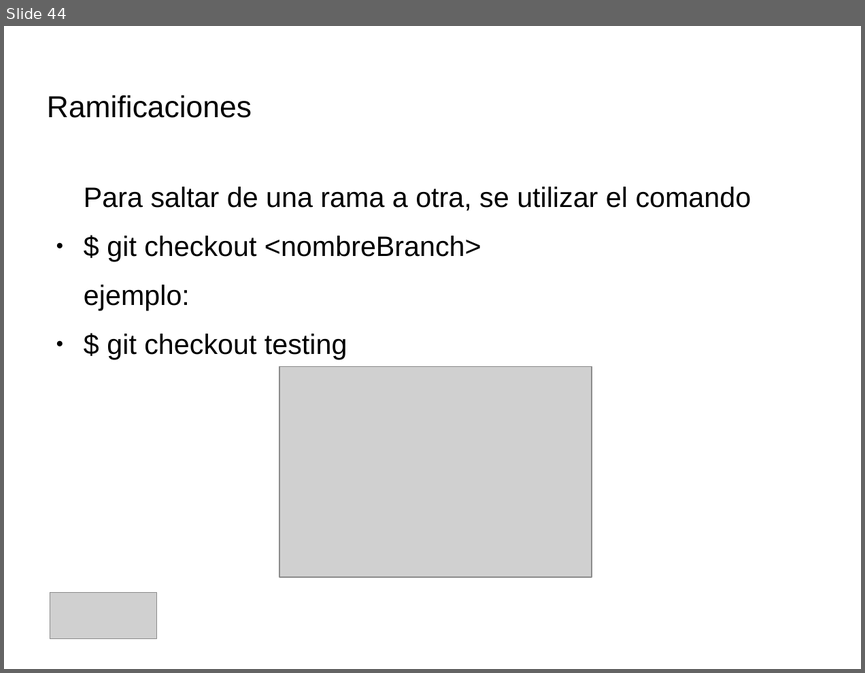
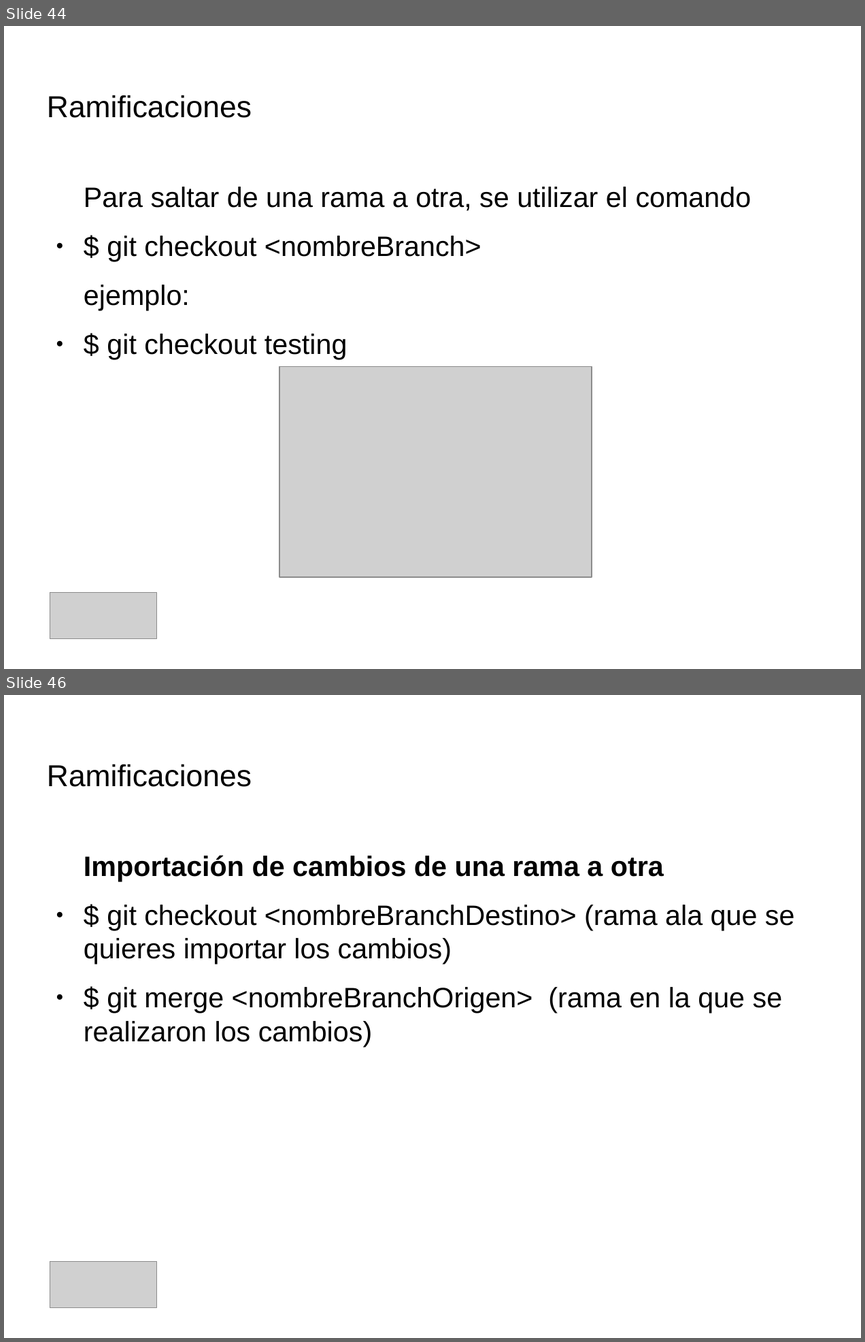
Before and after one commit to IllanPedro/Hardware, a slide deck: CursoGIT,GITHUB,SOURCETREE/Precentacion_Git.odp. Shown one above the other, each under a label of ours: slide 44 before the commit, slides 44 and 46 after it; the slides between them are not shown. The pictures are 865x673 and 865x1342 pixels, drawn with LibreOffice and Linux fonts; fonts in the diff are those of the drawing; grey boxes stand for pictures; background and template pictures are left out. Boxes give left, top, right and bottom in pixels: in the first picture for what was removed or moved away, otherwise in the second. Text is boxed around its words. In the diff, an @@ line names an element or a change of style, - is before the commit and + after.

```diff
--- a/CursoGIT,GITHUB,SOURCETREE/Precentacion_Git.odp
+++ b/CursoGIT,GITHUB,SOURCETREE/Precentacion_Git.odp
@@ slide 46 added at [4, 695, 861, 1338], background picture (left out) @@
@@ title added at [47, 764, 252, 787], 28 pt, text #000000 @@
+Ramificaciones
@@ text added at [84, 855, 795, 1047], 26 pt, text #000000 @@
+Importación de cambios de una rama a otra
+● $ git checkout <nombreBranchDestino> (rama ala que se quieres importar los cambios)
+● $ git merge <nombreBranchOrigen> (rama en la que se realizaron los cambios)
@@ picture added at [50, 1262, 157, 1308] @@
```
Also in this commit, not shown: 1 slide changed, 2 other slides added, 1 slide removed, 1 other file.
